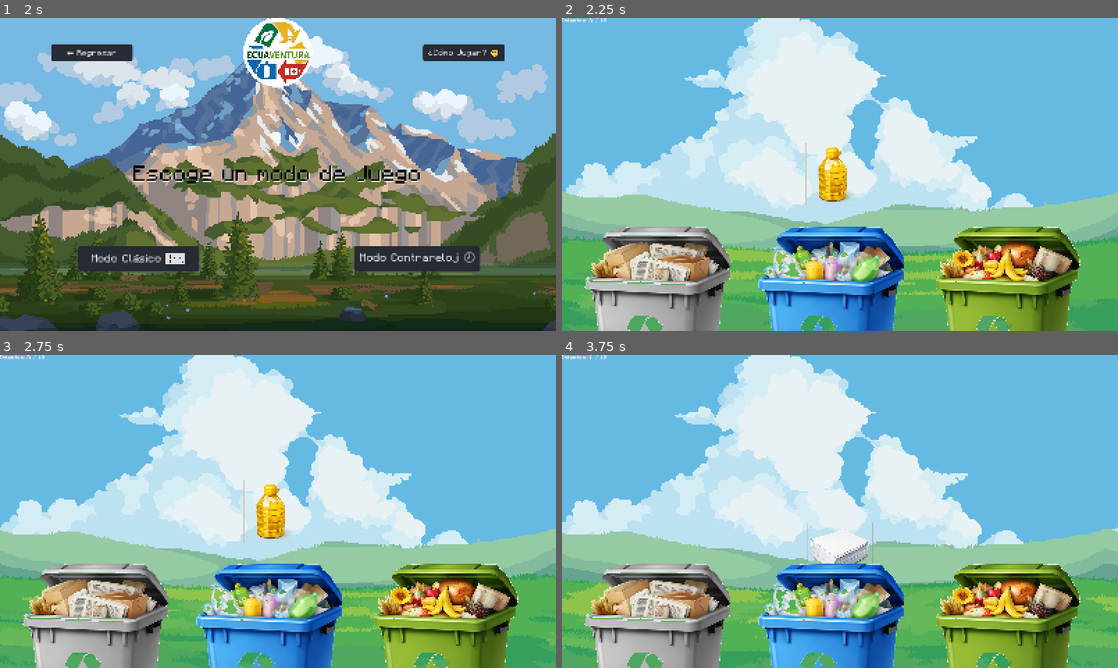
Above: before the commit, frames 1-4 (two rows, left to right).
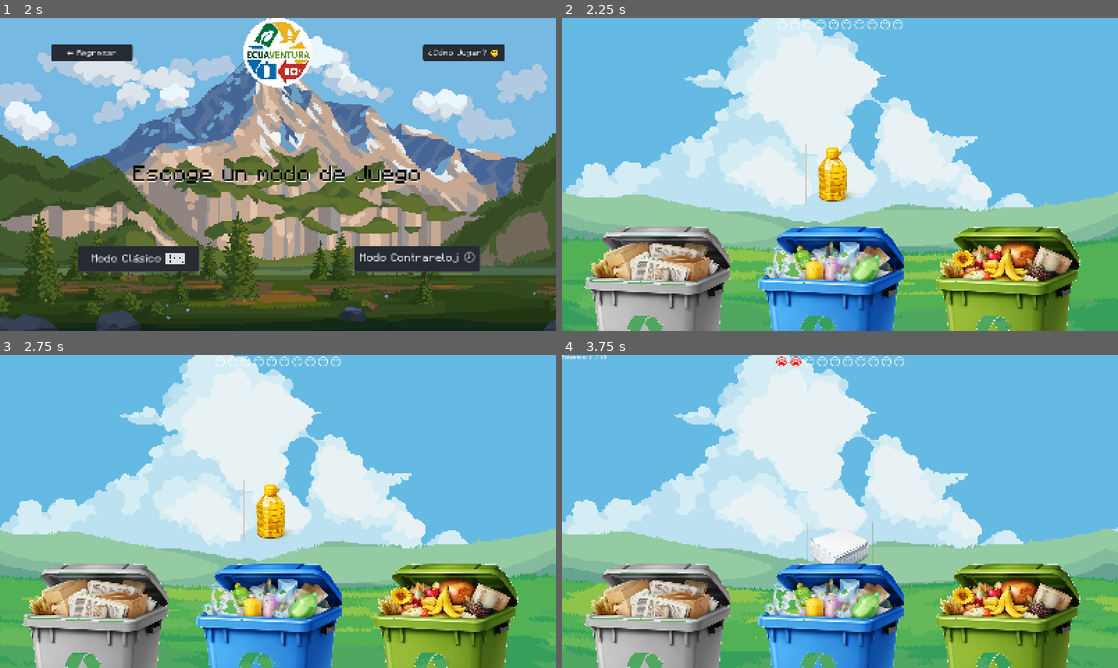
Above: after the commit, the same moments.

Repository: KealPetu/Ecuaventura
Game: Godot game, scene res://Scenes/Login.tscn
Same seed, same stepped clock (60 frames per second), same inputs: the game is played once before the commit and once after it.
Inputs (mouse positions are in pixels of both pictures, inside the frame that each line leads up to):
- Up to frame 1 (2 s): click (278, 224) at 0.52 s; type "Alex" at 0.6 s; click "¡Empecemos la aventura! ▶️" at 1.25 s
- Up to frame 2 (2.25 s): click "Modo Clásico 🕹️" at 2 s
- Up to frame 3 (2.75 s): no input
- Up to frame 4 (3.75 s): tap Enter at 2.75 s; hold D 2.78-3.53 s; hold S from 3.53 s (still down)

Frame 1 is identical in both runs. In frame 2, 0.3% of the frame differs, in the area x 0-62%, y 0-4%; in frame 3, 0.3%; in frame 4, 0.3%, in the area x 38-62%, y 0-4%.

Commit message:
Implementacion de feeback de intentos visualmente mejorada

Diff:
--- a/juego/Scenes/NivelReciclaje.tscn
+++ b/juego/Scenes/NivelReciclaje.tscn
@@ -9,6 +9,7 @@
 [ext_resource type="Texture2D" uid="uid://cq28867pn810y" path="res://Assets/Sprites/Reciclaje/Tachos/Tacho-papel.png" id="6_i6715"]
 [ext_resource type="Texture2D" uid="uid://owxtr0awihq7" path="res://Assets/Sprites/Reciclaje/Tachos/Tacho-plastico.png" id="7_tbp4o"]
 [ext_resource type="Texture2D" uid="uid://dqqyr3j0by0jw" path="res://Assets/Sprites/Reciclaje/Tachos/Tacho-organico.png" id="8_n6f2f"]
+[ext_resource type="Texture2D" uid="uid://cwh1mqrpuin5l" path="res://Assets/Sprites/placeholder.png" id="10_1aogj"]
 [ext_resource type="Script" uid="uid://bg7nb8uektr82" path="res://Scripts/PopupResultados.gd" id="10_7p3bt"]
 
 [sub_resource type="StyleBoxFlat" id="StyleBoxFlat_7p3bt"]
@@ -68,6 +69,25 @@
 offset_right = 40.0
 offset_bottom = 40.0
 
+[node name="ContenedorCaras" type="HBoxContainer" parent="UI"]
+anchors_preset = 5
+anchor_left = 0.5
+anchor_right = 0.5
+offset_left = -20.0
+offset_right = 20.0
+offset_bottom = 40.0
+grow_horizontal = 2
+alignment = 1
+
+[node name="BarraTiempo" type="TextureProgressBar" parent="UI"]
+offset_right = 16.0
+offset_bottom = 16.0
+scale = Vector2(100, 1)
+size_flags_horizontal = 3
+size_flags_vertical = 3
+step = 0.01
+texture_progress = ExtResource("10_1aogj")
+
 [node name="HTTPRequest" type="HTTPRequest" parent="."]
 
 [node name="Timer" type="Timer" parent="."]
@@ -75,6 +95,7 @@
 [node name="CapaUI" type="CanvasLayer" parent="."]
 
 [node name="PopupResultados" type="Control" parent="CapaUI"]
+visible = false
 layout_mode = 3
 anchors_preset = 15
 anchor_right = 1.0
--- a/juego/Scripts/MenuPrincipal.gd
+++ b/juego/Scripts/MenuPrincipal.gd
@@ -32,4 +32,5 @@
 	instancia_escena.modo_juego = modo
 
 	get_tree().root.add_child(instancia_escena)
+	get_tree().current_scene = instancia_escena
 	self.queue_free()
--- a/juego/Scripts/NivelReciclaje.gd
+++ b/juego/Scripts/NivelReciclaje.gd
@@ -19,6 +19,9 @@
 @onready var timer_nivel = $Timer
 @onready var feedback_visual = $UI/FeedbackVisual
 @onready var popup_resultados = $CapaUI/PopupResultados
+# NODOS DE FEEDBACK
+@onready var contenedor_caras = $UI/ContenedorCaras
+@onready var barra_tiempo = $UI/BarraTiempo
 
 # Datos
 var base_datos_residuos: Dictionary = {}
@@ -35,13 +38,13 @@
 
 # Parámetros de dificultad (se cargan desde GameManager)
 var max_intentos: int = 10
-var tiempo_limite: int = 60
+var tiempo_limite: int = 30
 
 func _ready():
 	cargar_datos_json()
 	configurar_partida()
 
-	# --- NUEVO: INICIAR CONEXIÓN WEBSOCKET ---
+	# --- INICIAR CONEXIÓN WEBSOCKET ---
 	var err = socket.connect_to_url(websocket_url)
 	if err != OK:
 		print("Error al conectar WebSocket: ", err)
@@ -78,16 +81,40 @@
 
 	match modo_juego:
 		Modos.CLASICO:
-			max_intentos = config["intentos_clasico"]
-			label_info.text = "Intentos: 0 / " + str(max_intentos)
+			max_intentos = config["intentos_clasico"] if modo_juego == Modos.CLASICO else 5
+
+			barra_tiempo.visible = false
+			contenedor_caras.visible = true
+			generar_caras_iniciales()
+
 		Modos.CONTRARRELOJ:
 			tiempo_limite = config["tiempo_limite"]
 			timer_nivel.wait_time = tiempo_limite
 			timer_nivel.timeout.connect(finalizar_juego)
 			timer_nivel.start()
+
+			contenedor_caras.visible = false
+			barra_tiempo.visible = true
+			barra_tiempo.max_value = tiempo_limite
+			barra_tiempo.value = tiempo_limite
 		Modos.TUTORIAL:
 			max_intentos = 5 # Tutorial corto
 			label_info.text = "Tutorial: 0 / 5"
+
+# ### NUEVO: FUNCIÓN PARA CREAR LAS CARAS ###
+func generar_caras_iniciales():
+	# Limpiar hijos anteriores si reiniciamos
+	for hijo in contenedor_caras.get_children():
+		hijo.queue_free()
+
+	# Crear una etiqueta por cada vida/intento
+	for i in range(max_intentos):
+		var lbl = Label.new()
+		lbl.text = "😐" # Cara neutral
+		lbl.horizontal_alignment = HORIZONTAL_ALIGNMENT_CENTER
+		# Aumentar tamaño de fuente para que se vean bien los emojis
+		lbl.add_theme_font_size_override("font_size", 32)
+		contenedor_caras.add_child(lbl)
 
 func siguiente_basura():
 	if lista_ordenada_juego.is_empty():
@@ -111,7 +138,7 @@
 func _process(_delta):
 	if juego_terminado: return
 
-	# --- NUEVO: LÓGICA DE ESCUCHA CONSTANTE (POLLING) ---
+	# --- LÓGICA DE ESCUCHA CONSTANTE (POLLING) ---
 	socket.poll() # Mantiene la conexión viva y revisa paquetes entrantes
 	var estado = socket.get_ready_state()
 
@@ -127,7 +154,21 @@
 
 	# Actualizar UI de tiempo si es contrarreloj
 	if modo_juego == Modos.CONTRARRELOJ:
-		label_info.text = "Tiempo: %.1f" % timer_nivel.time_left
+		var tiempo_restante = timer_nivel.time_left
+		barra_tiempo.value = tiempo_restante
+
+		# Calcular porcentaje (0.0 a 1.0)
+		var ratio = tiempo_restante / tiempo_limite
+
+		# Cambiar color según urgencia
+		if ratio > 0.5:
+			barra_tiempo.tint_progress = Color.GREEN # Verde
+		elif ratio > 0.2:
+			barra_tiempo.tint_progress = Color.YELLOW # Amarillo
+		else:
+			barra_tiempo.tint_progress = Color.RED # Rojo
+			# Opcional: Hacer parpadear la barra si es rojo muy bajo
+			barra_tiempo.visible = int(Time.get_ticks_msec() / 100) % 2 == 0
 
 func procesar_mensaje_websocket(paquete_bytes):
 	var mensaje_str = paquete_bytes.get_string_from_utf8()
@@ -156,20 +197,41 @@
 
 	# 1. Comparación de ID Exacto
 	# Verificamos si el ID que envió el sensor es IDÉNTICO a la clave actual del JSON
-	var identificacion_correcta = (id_recibido == basura_actual_key)
+	var id_correcto = (id_recibido == basura_actual_key)
 
 	# 2. Comparación de Tacho
 	var tacho_correcto = (tacho_recibido.to_lower() == basura_actual["tipo"].to_lower())
 
 	print("Validando ID: ", id_recibido, " vs Actual: ", basura_actual_key)
-	print("Resultado: ID Correcto? ", identificacion_correcta, " | Tacho Correcto? ", tacho_correcto)
-
-	if identificacion_correcta and tacho_correcto:
+	print("Resultado: ID Correcto? ", id_correcto, " | Tacho Correcto? ", tacho_correcto)
+
+	var es_exito = id_correcto and tacho_correcto
+
+	if es_exito:
 		aciertos += 1
 		puntaje += 100
-		animar_resultado(true, tacho_recibido)
-	else:
-		animar_resultado(false, tacho_recibido)
+
+	if modo_juego != Modos.CONTRARRELOJ:
+		actualizar_cara_resultado(intentos_totales - 1, es_exito)
+
+	animar_resultado(es_exito, tacho_recibido)
+
+func actualizar_cara_resultado(indice: int, fue_exito: bool):
+	# Verificamos que no nos salgamos del array (por seguridad)
+	if indice < contenedor_caras.get_child_count():
+		var lbl_cara = contenedor_caras.get_child(indice)
+
+		if fue_exito:
+			lbl_cara.text = "😁" # Cara feliz
+			lbl_cara.modulate = Color.GREEN # Teñir verde
+
+			# Pequeña animación de "pop"
+			var tween = create_tween()
+			tween.tween_property(lbl_cara, "scale", Vector2(1.5, 1.5), 0.1)
+			tween.tween_property(lbl_cara, "scale", Vector2(1.0, 1.0), 0.1)
+		else:
+			lbl_cara.text = "😭" # Cara triste
+			lbl_cara.modulate = Color.RED
 
 func animar_resultado(es_exito: bool, tacho_destino: String):
 	# Determinar posición visual del tacho destino para mover la basura ahí
@@ -225,6 +287,9 @@
 	tween.tween_property(sprite_basura, "global_position", posicion_objetivo + Vector2(0, 300), 0.3)
 	tween.tween_property(sprite_basura, "modulate:a", 0.0, 0.1) # Desvanecer
 	tween.tween_callback(chequear_condiciones_fin)
+
+	if modo_juego != Modos.CONTRARRELOJ:
+		actualizar_cara_resultado(intentos_totales - 1, es_correcto)
 
 func mostrar_feedback(correcto: bool):
 	# Aquí implementas tu lógica de mostrar Visto/X y confeti
--- a/juego/Scripts/PopupResultados.gd
+++ b/juego/Scripts/PopupResultados.gd
@@ -35,11 +35,17 @@
 	get_tree().reload_current_scene() # Recarga la escena -> Dispara _ready() -> Carga nueva dificultad
 
 func _on_menu_pressed():
-	# Ir al menú principal
-	visible = false
-	get_tree().change_scene_to_file("res://Scenes/MenuPrincipal.tscn")
+	ir_a_escena("res://Scenes/MenuPrincipal.tscn")
 
 func _on_leaderboard_pressed():
-	# Ir al leaderboard
+	ir_a_escena("res://Scenes/Leaderboard.tscn")
+
+func ir_a_escena(ruta: String):
 	visible = false
-	get_tree().change_scene_to_file("res://Scenes/Leaderboard.tscn")
+	# 1. Cambiamos de escena
+	get_tree().change_scene_to_file(ruta)
+
+	# 2. IMPORTANTE: Buscamos al nivel (el nodo abuelo o root de esta escena) y lo borramos manualmente
+	# Como PopupResultados está en CapaUI -> NivelReciclaje, el owner suele ser el nivel.
+	if owner:
+		owner.queue_free()
Binary file added: juego/Assets/Sprites/placeholder.png
Not shown, added: juego/Assets/Sprites/placeholder.png.import
Not shown: 1 places in juego/Scenes/NivelReciclaje.tscn that only renumber resources
